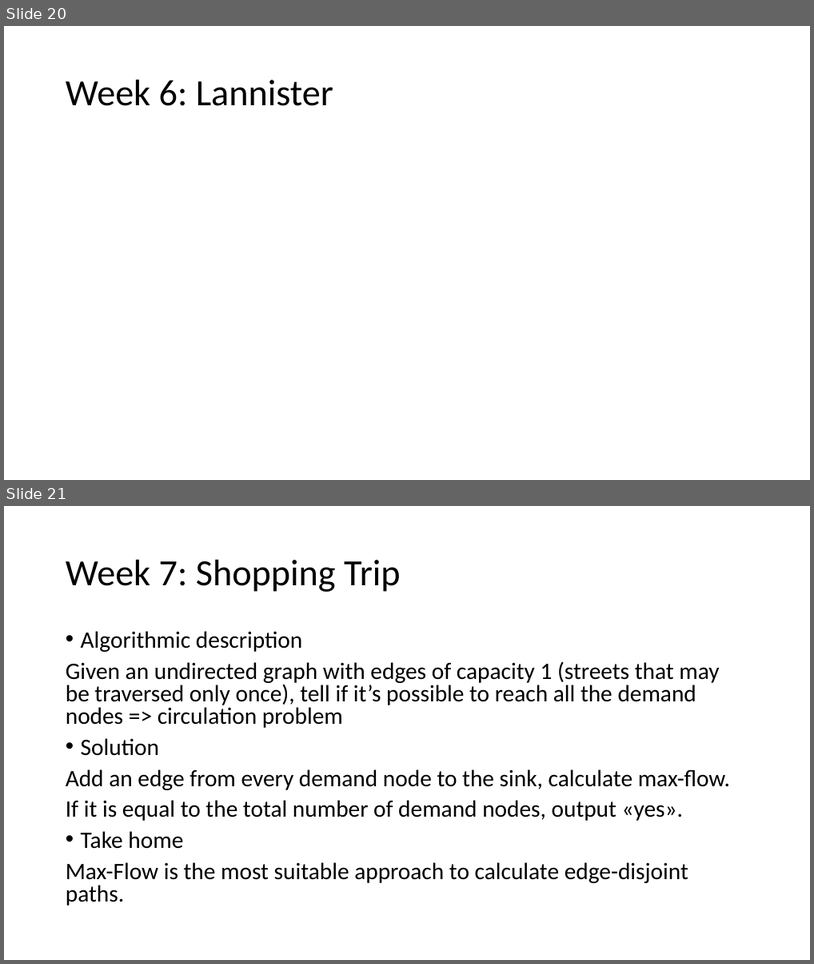
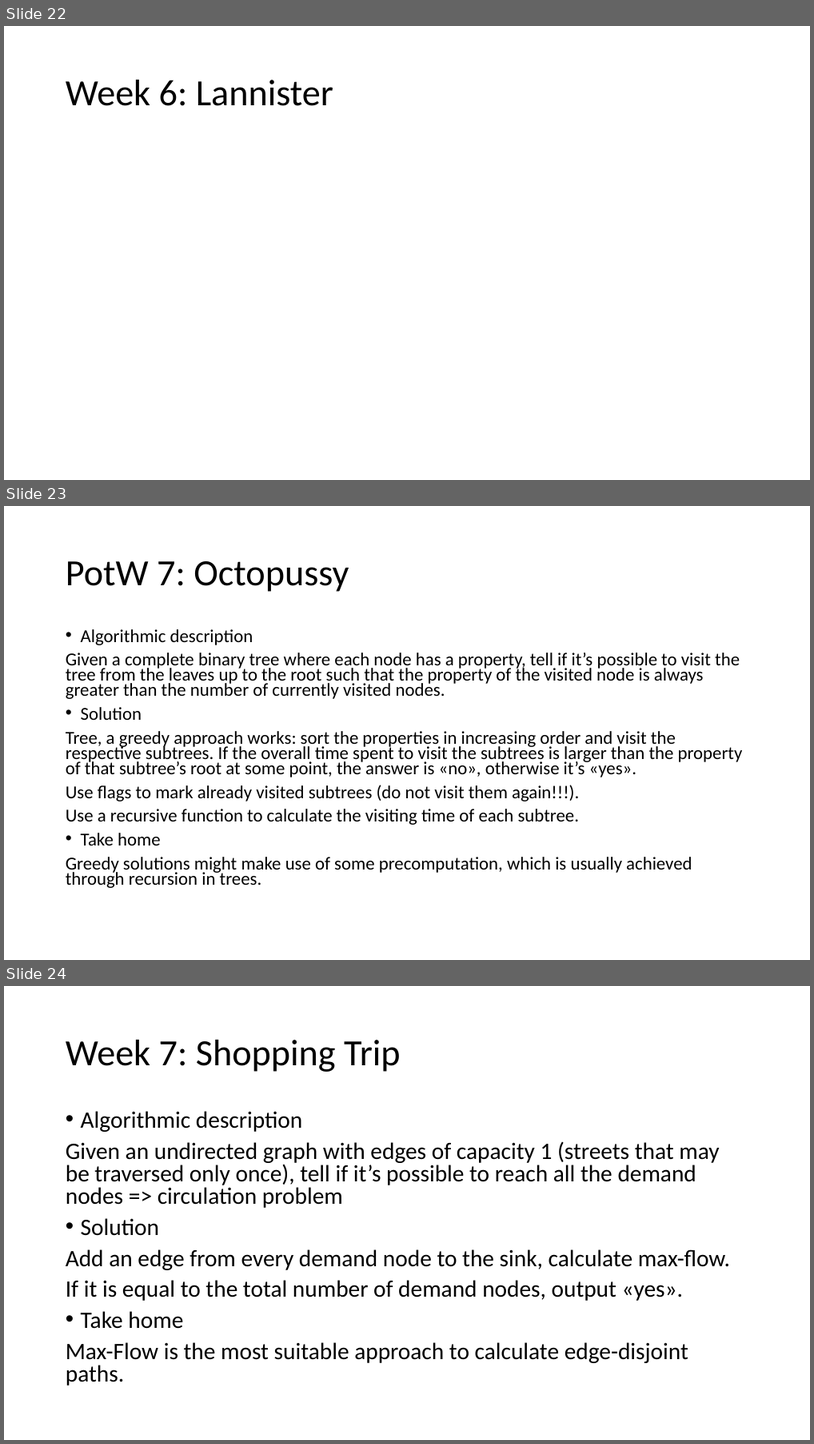
Before and after one commit to giacomocamposampiero/algolab, a slide deck: Recap.pptx. Shown one above the other, each under a label of ours: slides 20 and 21 before the commit, slides 22, 23 and 24 after it. The pictures are 814x964 and 814x1444 pixels, drawn with LibreOffice and Linux fonts; fonts in the diff are those of the drawing; grey boxes stand for pictures. Boxes give left, top, right and bottom in pixels: in the first picture for what was removed or moved away, otherwise in the second. Text is boxed around its words. In the diff, an @@ line names an element or a change of style, - is before the commit and + after.

```diff
--- a/Recap.pptx
+++ b/Recap.pptx
@@ slide 23 added at (4, 506, 810, 960), background #FFFFFF @@
@@ title added at (66, 561, 349, 592), 44 pt, text #000000 @@
+PotW 7: Octopussy
@@ text added at (66, 629, 743, 888), 21.7 pt, text #000000 @@
+• Algorithmic description
+Given a complete binary tree where each node has a property, tell if it’s possible to visit the tree from the leaves up to the root such that the property of the visited node is always greater than the number of currently visited nodes.
+• Solution
+Tree, a greedy approach works: sort the properties in increasing order and visit the respective subtrees. If the overall time spent to visit the subtrees is larger than the property of that subtree’s root at some point, the answer is «no», otherwise it’s «yes».
+Use flags to mark already visited subtrees (do not visit them again!!!).
+Use a recursive function to calculate the visiting time of each subtree.
+• Take home
+Greedy solutions might make use of some precomputation, which is usually achieved through recursion in trees.
@@ what was slide 20 is now slide 22 @@
@@ what was slide 21 is now slide 24 @@
```
Also in this commit, not shown: 3 other slides added, 6 other files.
